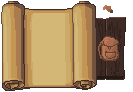
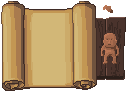
Layer changes from the first 133 x 92 image to the second:
renamed "Backpack Icon" to "tab_icon_inventory", hid it, painted on it over [98, 36, 119, 61]
renamed "Character Icon" to "tab_icon_character", showed it over [101, 33, 119, 65]
renamed "Plank" to "tab", painted on it over [96, 17, 126, 80]
